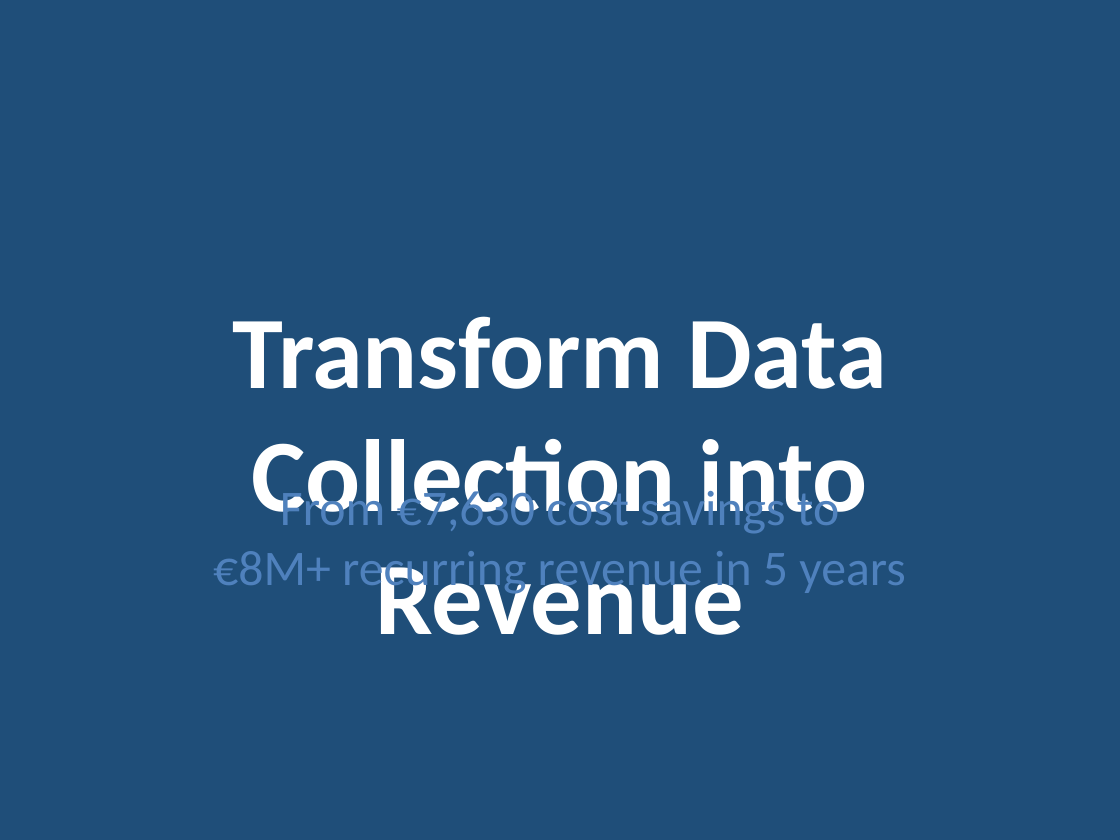
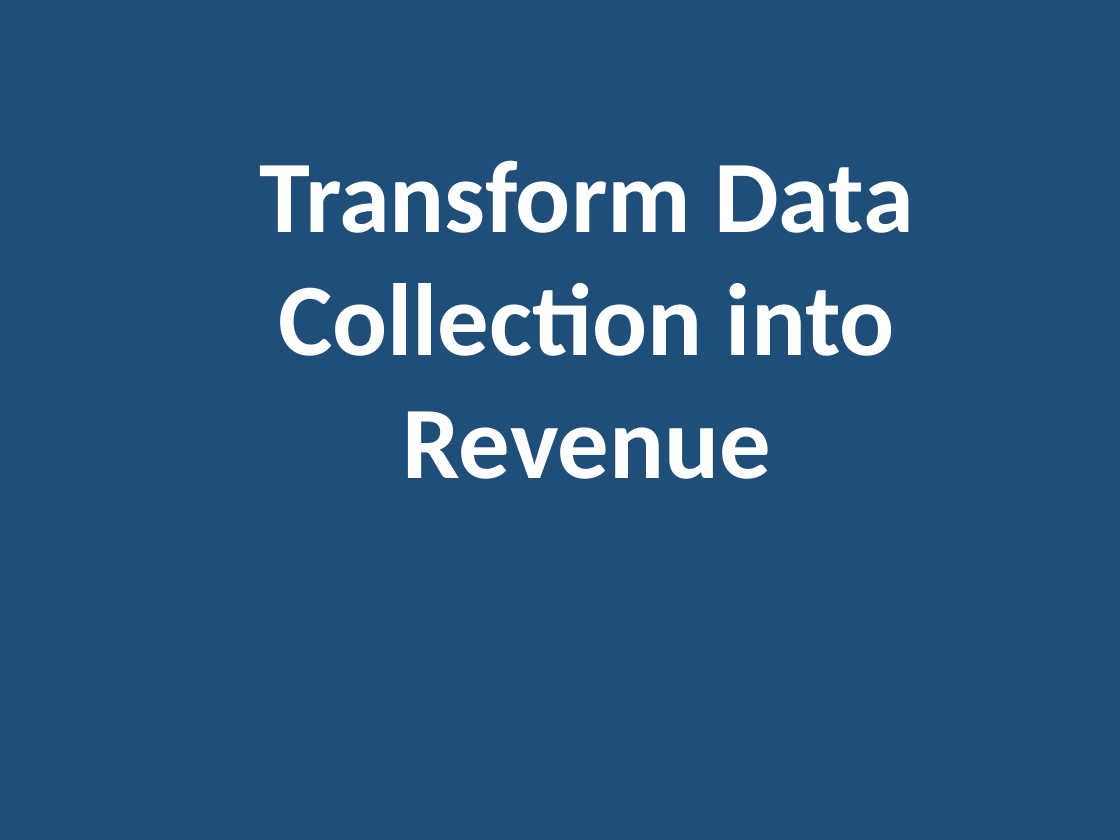
Before and after one commit to horaciofonseca-dev/snipping-prices-tool, a slide deck: slide 11 of CAPSTONE_DELIVERABLES/Snipper_Tool_DaaS_Pitch.pptx (slide 15 before the commit). Drawn at 1120x840 pixels with LibreOffice and Linux fonts; fonts in the diff are those of the drawing. Boxes give left, top, right and bottom in pixels: in the first picture for what was removed or moved away, otherwise in the second. Text is boxed around its words. In the diff, an @@ line names an element or a change of style, - is before the commit and + after.

```diff
--- a/CAPSTONE_DELIVERABLES/Snipper_Tool_DaaS_Pitch.pptx
+++ b/CAPSTONE_DELIVERABLES/Snipper_Tool_DaaS_Pitch.pptx
@@ text "Transform Data Collection into Revenue": place and size @@
-text "Transform Data Collection into Revenue" at [233, 316, 887, 635]
+text "Transform Data Collection into Revenue" at [259, 160, 914, 479]
@@ text removed at [213, 484, 905, 597] @@
-From €7,630 cost savings to
-€8M+ recurring revenue in 5 years
```
Also in this commit, not shown: 9 other slides changed, 4 slides removed, 8 other files.
